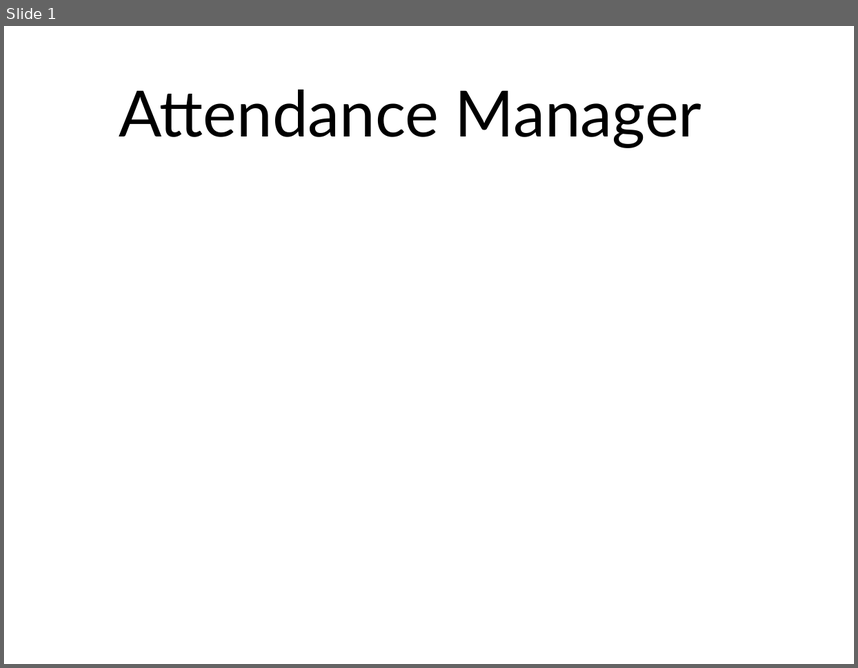
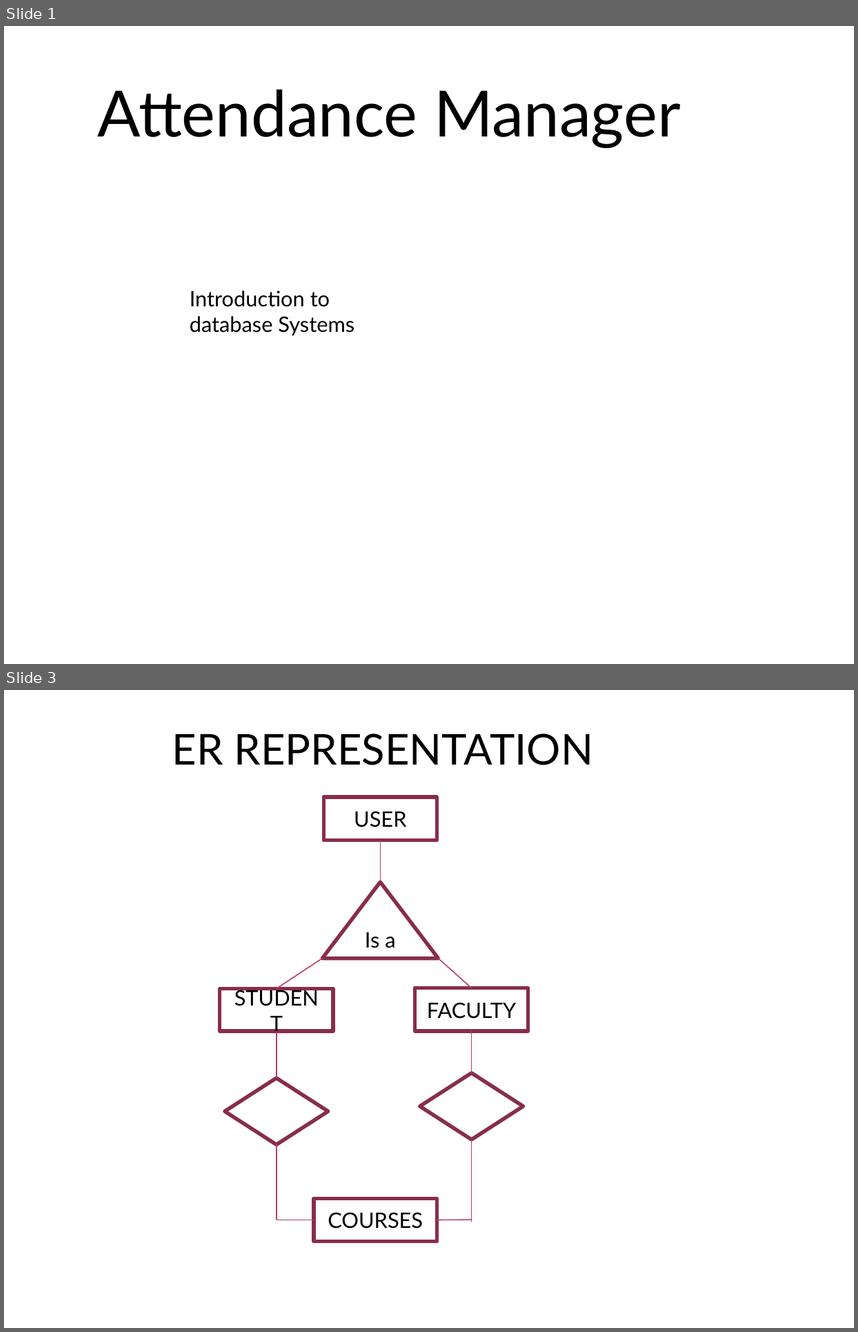
Before and after one commit to shubhang-arora/Attendance-manager, a slide deck: attendance manager.pptx. Shown one above the other, each under a label of ours: slide 1 before the commit, slides 1 and 3 after it; the slides between them are not shown. The pictures are 858x668 and 858x1332 pixels, drawn with LibreOffice and Linux fonts; fonts in the diff are those of the drawing; background and template pictures are left out. Boxes give left, top, right and bottom in pixels: in the first picture for what was removed or moved away, otherwise in the second. Text is boxed around its words. In the diff, an @@ line names an element or a change of style, - is before the commit and + after.

```diff
--- a/attendance manager.pptx
+++ b/attendance manager.pptx
@@ slide 3 added at bbox=[4, 690, 854, 1328], background #FFFFFF @@
@@ text added at bbox=[172, 733, 593, 765], 36 pt, text #000000 @@
+ER REPRESENTATION
@@ rectangle added at bbox=[323, 797, 437, 840], fill #FFFFFF, outline #882D4D 3.15 pt, 18 pt, text #000000 @@
+USER
@@ line added from (381, 840) to (381, 881), #B83D68 0.9 pt @@
@@ triangle added at bbox=[322, 882, 437, 958], fill #FFFFFF, outline #882D4D 3.15 pt, 18 pt, text #000000 @@
+Is a
@@ line added from (322, 958) to (276, 988), #B83D68 0.9 pt @@
@@ line added from (439, 958) to (472, 987), #B83D68 0.9 pt @@
@@ rectangle added at bbox=[220, 988, 333, 1031], fill #FFFFFF, outline #882D4D 3.15 pt, 18 pt, text #000000 @@
+STUDENT
@@ rectangle added at bbox=[415, 987, 528, 1031], fill #FFFFFF, outline #882D4D 3.15 pt, 18 pt, text #000000 @@
+FACULTY
@@ line added from (276, 1031) to (276, 1078), #B83D68 0.9 pt @@
@@ line added from (472, 1031) to (472, 1072), #B83D68 0.9 pt @@
@@ diamond added at bbox=[225, 1078, 329, 1144], fill #FFFFFF, outline #882D4D 3.15 pt @@
@@ diamond added at bbox=[419, 1072, 524, 1138], fill #FFFFFF, outline #882D4D 3.15 pt @@
@@ line added from (276, 1144) to (276, 1220), #B83D68 0.9 pt @@
@@ line added from (472, 1140) to (472, 1221), #B83D68 0.9 pt @@
@@ rectangle added at bbox=[314, 1199, 437, 1242], fill #FFFFFF, outline #882D4D 3.15 pt, 18 pt, text #000000 @@
+COURSES
@@ line added from (276, 1220) to (314, 1220), #B83D68 0.9 pt @@
@@ line added from (437, 1220) to (472, 1220), #B83D68 0.9 pt @@
@@ slide 1 changed as well @@
@@ text "Attendance Manager": place and size @@
-text "Attendance Manager" at bbox=[119, 89, 702, 148]
+text "Attendance Manager" at bbox=[97, 89, 680, 148]
@@ text added at bbox=[190, 290, 355, 336], 18 pt, text #000000 @@
+Introduction to database Systems
```
Also in this commit, not shown: 2 other slides added, 4 other files.
